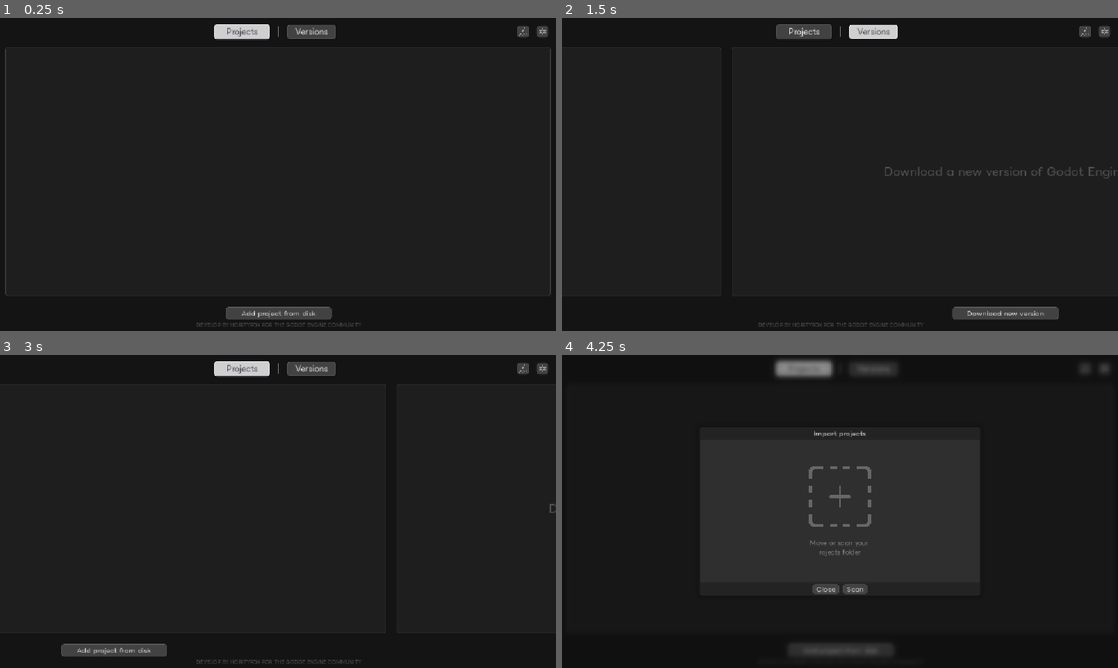
Above: before the commit, frames 1-4 (two rows, left to right).
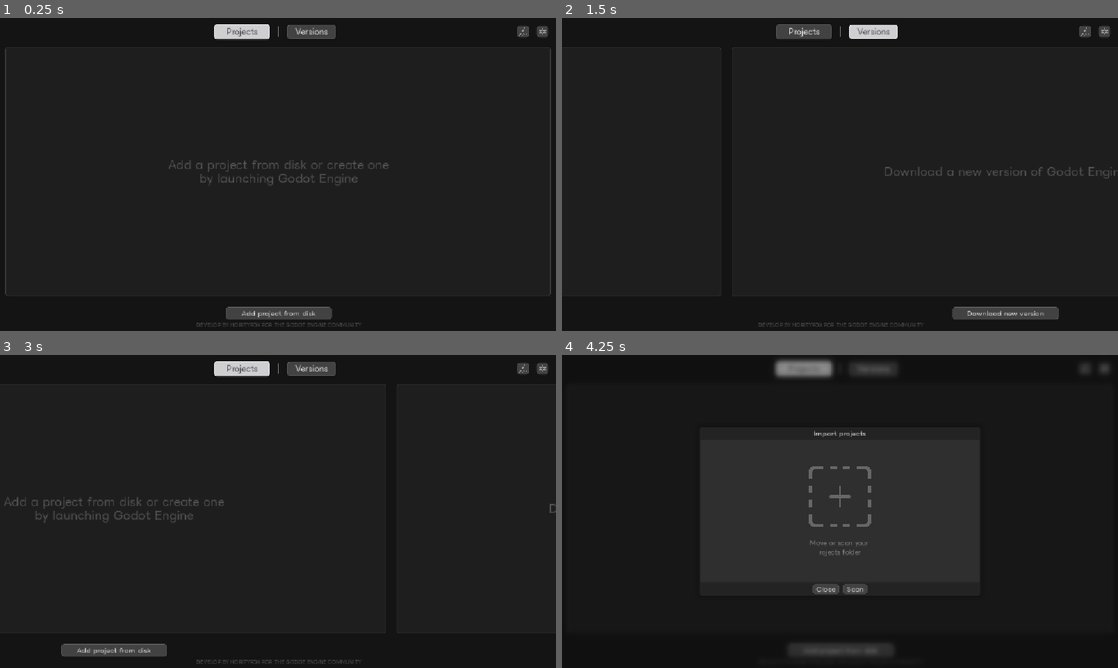
Above: after the commit, the same moments.

Repository: horityfoxy/GodotHub
Game: Godot game, scene res://nodes/main.tscn
Same seed, same stepped clock (60 frames per second), same inputs: the game is played once before the commit and once after it. The engine's default icon, where the game draws it, is replaced by a stand-in: a white triangle on a blue panel in a dark square.
Inputs (mouse positions are in pixels of both pictures, inside the frame that each line leads up to):
- Up to frame 1 (0.25 s): no input
- Up to frame 2 (1.5 s): click "Projects" at 0.5 s; click "Versions" at 1.25 s
- Up to frame 3 (3 s): click (522, 367) at 2 s; click "Projects" at 2.75 s
- Up to frame 4 (4.25 s): click "Add project from disk" at 3.5 s

The runs differ from the first frame. In frame 1, 0.5% of the frame differs, in the area x 30-70%, y 45-54%; in frame 2, nothing differs; in frame 3, 0.5%, in the area x 0-41%, y 45-54%; in frame 4, nothing differs.

Commit message:
notification added; linux bugs fixing

Diff:
--- /dev/null
+++ b/nodes/UI/notification_base.gd
@@ -0,0 +1,7 @@
+extends notification_label
+class_name notification_update
+
+func _ready() -> void:
+	EventBus.new_version_godot_hub_found.connect(_add_count)
+	_count_label.hide()
+	super()
--- /dev/null
+++ b/nodes/UI/notification_update.tscn
@@ -0,0 +1,36 @@
+[gd_scene format=3 uid="uid://b8qkgmokb4bao"]
+
+[ext_resource type="Shader" uid="uid://byngotg8qg1j8" path="res://scripts/shaders/tag_color_circle.gdshader" id="1_sg5mo"]
+[ext_resource type="Script" uid="uid://ceh7eomcnx0qg" path="res://nodes/UI/notification_base.gd" id="2_sg5mo"]
+[ext_resource type="FontFile" uid="uid://crxptqsk1pq64" path="res://src/fonts/LINESeedJP/LINESeedJP-Bold.ttf" id="3_fyjtb"]
+
+[sub_resource type="ShaderMaterial" id="ShaderMaterial_g653p"]
+shader = ExtResource("1_sg5mo")
+
+[node name="notification_update" type="ColorRect" unique_id=691297418 node_paths=PackedStringArray("_count_label")]
+material = SubResource("ShaderMaterial_g653p")
+anchors_preset = 1
+anchor_left = 1.0
+anchor_right = 1.0
+offset_left = -7.0
+offset_top = -7.0
+offset_right = 7.0
+offset_bottom = 7.0
+grow_horizontal = 0
+mouse_filter = 2
+color = Color(0.43529412, 0.3647059, 0.7921569, 1)
+script = ExtResource("2_sg5mo")
+_count_label = NodePath("count")
+
+[node name="count" type="Label" parent="." unique_id=467179632]
+layout_mode = 1
+anchors_preset = 15
+anchor_right = 1.0
+anchor_bottom = 1.0
+grow_horizontal = 2
+grow_vertical = 2
+theme_override_fonts/font = ExtResource("3_fyjtb")
+theme_override_font_sizes/font_size = 8
+text = "1"
+horizontal_alignment = 1
+vertical_alignment = 1
--- a/nodes/UI/project_panel.tscn
+++ b/nodes/UI/project_panel.tscn
@@ -227,10 +227,13 @@
 		var _spawned_tag = _tag_scene.instantiate()
 		add_child(_spawned_tag)
 		_spawned_tag.set_project_id(_project_id)
-
 		_spawned_tag.set_tag_text(tag_data[\"name\"])
-		var color_str = \"Color\" + tag_data[\"color\"]
-		_spawned_tag.set_color(str_to_var(color_str))
+		var raw_color: String = tag_data.get(\"color\", \"0e55c2\")
+		var final_color: Color
+		if raw_color.begins_with(\"(\"): final_color = str_to_var(\"Color\" + raw_color)
+		else: final_color = Color(raw_color)
+
+		_spawned_tag.set_color(final_color)
 		if _spawned_tag.has_signal(\"tag_created\"):
 			_spawned_tag.tag_created.connect(_show_create_tag_button)
 		if _spawned_tag.has_method(\"off_settings_window\"):
--- a/nodes/main.tscn
+++ b/nodes/main.tscn
@@ -8,6 +8,7 @@
 [ext_resource type="Texture2D" uid="uid://e7wkwvbepdoa" path="res://src/sprites/drag_and_drop/drag_and_drop_icon.svg" id="3_ufc4x"]
 [ext_resource type="StyleBox" uid="uid://bm2eusnrvc8qe" path="res://src/themes/horityfox/panels/window_drag_and_drop.tres" id="4_y2wr3"]
 [ext_resource type="StyleBox" uid="uid://1pka6kavqbsg" path="res://src/themes/horityfox/panels/engine_parcing_version_panel.tres" id="6_d4yno"]
+[ext_resource type="PackedScene" uid="uid://b8qkgmokb4bao" path="res://nodes/UI/notification_update.tscn" id="6_jfcuo"]
 [ext_resource type="Theme" uid="uid://c06aoxshvcfhh" path="res://src/themes/horityfox/buttons/blue/blue_button.tres" id="8_c3m70"]
 [ext_resource type="Theme" uid="uid://bme18nb43kckb" path="res://src/themes/horityfox/buttons/gray/gray_button.tres" id="8_t4bcl"]
 [ext_resource type="FontFile" uid="uid://crxptqsk1pq64" path="res://src/fonts/LINESeedJP/LINESeedJP-Bold.ttf" id="10_h0f1k"]
@@ -136,11 +137,11 @@
 	add_project_button.pressed.connect(func(): EventBus.drag_and_drop_window_enable.emit())
 	EventBus.ui_project_list_updated.connect(_check_visibility)
 	EventBus.project_removed.connect(_check_visibility)
-	EventBus.project_found.connect(func(_path): _check_visibility())
+	EventBus.project_found.connect(_check_visibility.unbind(1))
 	_check_visibility()
 
 func _check_visibility() -> void:
-	if SaveSystem.get_all_projects().size() > 0 or _project_list.get_child_count() > 1:
+	if not SaveSystem.get_all_projects().is_empty():
 		_hint.hide()
 		_project_list.show()
 	else:
@@ -748,10 +749,10 @@
 			if _is_version_newer(latest_version, VersionControl.version):
 				print(\"Update found: v\", latest_version)
 				_latest_release_data = json
-				if update_button:
-					update_button.show()
-					if not update_button.pressed.is_connected(_on_update_button_pressed):
-						update_button.pressed.connect(_on_update_button_pressed)
+				update_button.show()
+				EventBus.new_version_godot_hub_found.emit()
+				if not update_button.pressed.is_connected(_on_update_button_pressed):
+					update_button.pressed.connect(_on_update_button_pressed)
 	else: push_error(\"API Error: \", response_code)
 
 func _is_version_newer(latest: String, current: String) -> bool:
@@ -766,9 +767,8 @@
 	return false
 
 func _on_update_button_pressed() -> void:
-	if update_button:
-		update_button.disabled = true
-		update_button.text = \"  \"
+	update_button.disabled = true
+	update_button.text = \"  \"
 	_start_download(_latest_release_data)
 
 func _start_download(json_data: Dictionary) -> void:
@@ -1686,7 +1686,14 @@
 	close_window.emit()
 
 func _enable_scan() -> void:
-	parser_system.open_image_selector()
+	var project_path := \"\"
+	_close_button.disabled = true
+	_set_icon_button.disabled = true
+	_done.disabled = true
+	if _id != \"\":
+		var project_data: Dictionary = SaveSystem.get_project_by_id(_id)
+		project_path = project_data.get(\"path\", \"\")
+	parser_system.open_image_selector(project_path)
 
 func _on_image_loaded(new_path: String) -> void:
 	_path = new_path
@@ -1707,6 +1714,11 @@
 
 @export var _icon_preview: TextureRect
 
+@export_category(\"Buttons\")
+@export var _set_icon_button : Button
+@export var _close_button : Button
+@export var _done : Button
+
 var _file_dialog: FileDialog
 
 func _ready() -> void:
@@ -1715,6 +1727,7 @@
 func setup_file_dialog() -> void:
 	_file_dialog = FileDialog.new()
 	_file_dialog.use_native_dialog = true
+	_file_dialog.canceled.connect(_disable_buttons.bind(false))
 	_file_dialog.file_mode = FileDialog.FILE_MODE_OPEN_FILE
 	_file_dialog.access = FileDialog.ACCESS_FILESYSTEM
 
@@ -1725,12 +1738,26 @@
 	_file_dialog.file_selected.connect(_on_file_selected)
 	add_child(_file_dialog)
 
-func open_image_selector() -> void:
-	if _file_dialog:
-		_file_dialog.popup_centered()
+func open_image_selector(start_path: String = \"\") -> void:
+	if not _file_dialog: return
+	if not start_path.is_empty():
+		var target_dir := start_path
+		if not DirAccess.dir_exists_absolute(target_dir):
+			target_dir = start_path.get_base_dir()
+
+		if DirAccess.dir_exists_absolute(target_dir):
+			_file_dialog.current_dir = target_dir
+
+	_file_dialog.popup_centered()
+
+func _disable_buttons(value : bool) -> void:
+	_close_button.disabled = value
+	_set_icon_button.disabled = value
+	_done.disabled = value
 
 func _on_file_selected(path: String) -> void:
 	_load_external_image(path)
+	_disable_buttons(false)
 
 func _load_external_image(path: String) -> void:
 	if not FileAccess.file_exists(path):
@@ -1943,6 +1970,9 @@
 expand_mode = 4
 stretch_mode = 5
 
+[node name="notification_update" parent="layout/header/settings" unique_id=691297418 instance=ExtResource("6_jfcuo")]
+layout_mode = 1
+
 [node name="spacer3" type="Control" parent="layout/header" unique_id=1352316719]
 layout_mode = 2
 
@@ -2140,7 +2170,6 @@
 uppercase = true
 
 [node name="popup_window" type="Control" parent="." unique_id=182114234 node_paths=PackedStringArray("_blur", "_drag_and_drop_window", "_settings_window", "_get_new_version_window", "_fix_path_window", "_swich_project_version", "_new_icon_window")]
-visible = false
 layout_mode = 3
 anchors_preset = 15
 anchor_right = 1.0
@@ -2454,7 +2483,6 @@
 script = SubResource("GDScript_u7ggc")
 
 [node name="theme" type="HBoxContainer" parent="popup_window/settings/settings_window/VBoxContainer2/BG/VBoxContainer/VBoxContainer" unique_id=1705096437]
-visible = false
 layout_mode = 2
 
 [node name="Label" type="Label" parent="popup_window/settings/settings_window/VBoxContainer2/BG/VBoxContainer/VBoxContainer/theme" unique_id=185104013]
@@ -2504,6 +2532,9 @@
 layout_mode = 2
 theme = ExtResource("8_c3m70")
 text = "#tab_about"
+
+[node name="notification_update" parent="popup_window/settings/settings_window/VBoxContainer2/HBoxContainer/about" unique_id=868025667 instance=ExtResource("6_jfcuo")]
+layout_mode = 1
 
 [node name="Control" type="Control" parent="popup_window/settings/settings_window/VBoxContainer2" unique_id=242661791]
 layout_mode = 2
@@ -2628,6 +2659,9 @@
 texture_progress = SubResource("GradientTexture2D_jfcuo")
 script = SubResource("GDScript_tvfxn")
 
+[node name="notification_update" parent="popup_window/settings/about_window/HBoxContainer/VBoxContainer/update" unique_id=202833617 instance=ExtResource("6_jfcuo")]
+layout_mode = 1
+
 [node name="close" type="Button" parent="popup_window/settings/about_window/HBoxContainer/VBoxContainer" unique_id=29047539]
 layout_mode = 2
 theme = ExtResource("8_t4bcl")
@@ -2746,7 +2780,6 @@
 text = "#btn_yes"
 
 [node name="download_godot_window" type="Control" parent="popup_window" unique_id=9572961 node_paths=PackedStringArray("control_bridge", "_close_button")]
-visible = false
 z_index = 1
 layout_mode = 1
 anchors_preset = 15
@@ -2880,6 +2913,7 @@
 text = "#btn_allow"
 
 [node name="parcing" type="VBoxContainer" parent="popup_window/download_godot_window/window/VBoxContainer/HBoxContainer/bridge" unique_id=974929392 node_paths=PackedStringArray("check_godot_4", "check_godot_3", "_parcing_window", "_parcing_hint")]
+visible = false
 layout_mode = 1
 anchors_preset = 15
 anchor_right = 1.0
@@ -2999,6 +3033,7 @@
 
 [node name="no_internet_window" type="Control" parent="popup_window/download_godot_window/window/VBoxContainer/HBoxContainer/bridge" unique_id=1709420593 node_paths=PackedStringArray("_start_parsing", "_parcing_window", "_parcing_hint")]
 visible = false
+z_index = 1
 layout_mode = 1
 anchors_preset = 15
 anchor_right = 1.0
@@ -3437,9 +3472,12 @@
 _path_hint = NodePath("window/HBoxContainer/VBoxContainer/HBoxContainer/path_hint")
 parser_system = NodePath("icon_parcer")
 
-[node name="icon_parcer" type="Node" parent="popup_window/new_icon_window" unique_id=92458862 node_paths=PackedStringArray("_icon_preview")]
+[node name="icon_parcer" type="Node" parent="popup_window/new_icon_window" unique_id=92458862 node_paths=PackedStringArray("_icon_preview", "_set_icon_button", "_close_button", "_done")]
 script = SubResource("GDScript_81hqf")
 _icon_preview = NodePath("../window/HBoxContainer/BG/icon")
+_set_icon_button = NodePath("../window/HBoxContainer/VBoxContainer/HBoxContainer/locate")
+_close_button = NodePath("../window/HBoxContainer/VBoxContainer/HBoxContainer/close")
+_done = NodePath("../window/HBoxContainer/VBoxContainer/HBoxContainer/next")
 
 [node name="window" type="Panel" parent="popup_window/new_icon_window" unique_id=189781026]
 layout_mode = 1
--- /dev/null
+++ b/scripts/gdscripts/notification.gd
@@ -0,0 +1,22 @@
+extends ColorRect
+class_name notification_label
+
+@export var _count_label : Label
+
+var _notifications_count : int = 0
+
+func _ready() -> void:
+	hide()
+
+func _add_count() -> void:
+	_notifications_count += 1
+	_count_label.text = str(_notifications_count)
+	_check_visible()
+
+func _check_visible() -> void:
+	if _notifications_count > 0: show()
+	else: hide()
+
+func _remove_notification() -> void:
+	_notifications_count -= 1
+	_check_visible()
--- a/scripts/gdscripts/parsing.gd
+++ b/scripts/gdscripts/parsing.gd
@@ -112,6 +112,12 @@
 		if v1[i] < v2[i]: return false
 	return v1.size() > v2.size()
 
+func make_file_executable(file_path: String) -> void:
+	if OS.get_name() == "Linux" or OS.get_name() == "macOS":
+		var output = []
+		OS.execute("chmod", ["+x", file_path], output)
+		print("Права на исполнение выданы для: ", file_path)
+
 func _version_to_int_array(version_string: String) -> Array:
 	var clean = version_string.get_slice("-", 0).replace("v", "")
 	var parts = clean.split(".")
--- a/scripts/singleton/eventbus.gd
+++ b/scripts/singleton/eventbus.gd
@@ -47,3 +47,7 @@
 ## ICONS CHANGER SIGNAL ##
 @warning_ignore("unused_signal")
 signal change_icon_required(id : String)
+
+## NOTIFICATIONS SIGNALS ##
+@warning_ignore("unused_signal")
+signal new_version_godot_hub_found
--- a/scripts/singleton/version_control.gd
+++ b/scripts/singleton/version_control.gd
@@ -3,7 +3,7 @@
 @warning_ignore("unused_signal")
 signal internet_allowed
 
-const version : String = "1.0.0"
+const version : String = "0.0.0"
 const SAVE_PATH = "user://installed_versions.json"
 
 var _versions_data: Dictionary = {}
@@ -18,6 +18,8 @@
 func add_engine_version(version_id: String, executable_path: String, engine_name: String = "", icon_path: String = "") -> void:
 	if not _versions_data.has(version_id): _versions_data[version_id] = {}
 	if engine_name.is_empty(): engine_name = "Godot " + version_id
+
+	make_file_executable(executable_path)
 
 	_versions_data[version_id]["path"] = executable_path
 	_versions_data[version_id]["name"] = engine_name
@@ -165,3 +167,10 @@
 				var err = dir.remove(file)
 				if err != OK: printerr("ERROR: Can't remove temp archive: ", file)
 				else: print("CLEANER: temp archive has remove: ", file)
+
+func make_file_executable(file_path: String) -> void:
+	if OS.get_name() == "Linux" or OS.get_name() == "macOS":
+		var global_path = ProjectSettings.globalize_path(file_path)
+		var output = []
+		OS.execute("chmod", ["+x", global_path], output)
+		print("Права на исполнение выданы для: ", global_path)
Not shown, changed: export_presets.cfg
Not shown, added: nodes/UI/notification_base.gd.uid
Not shown, added: scripts/gdscripts/notification.gd.uid
